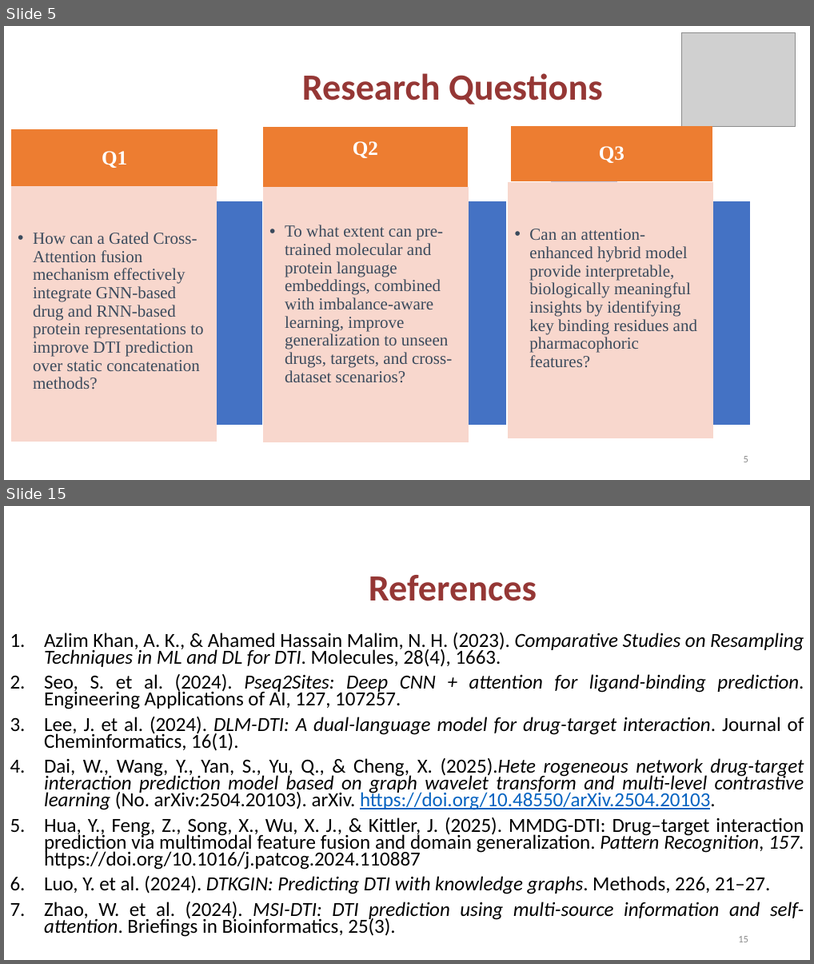
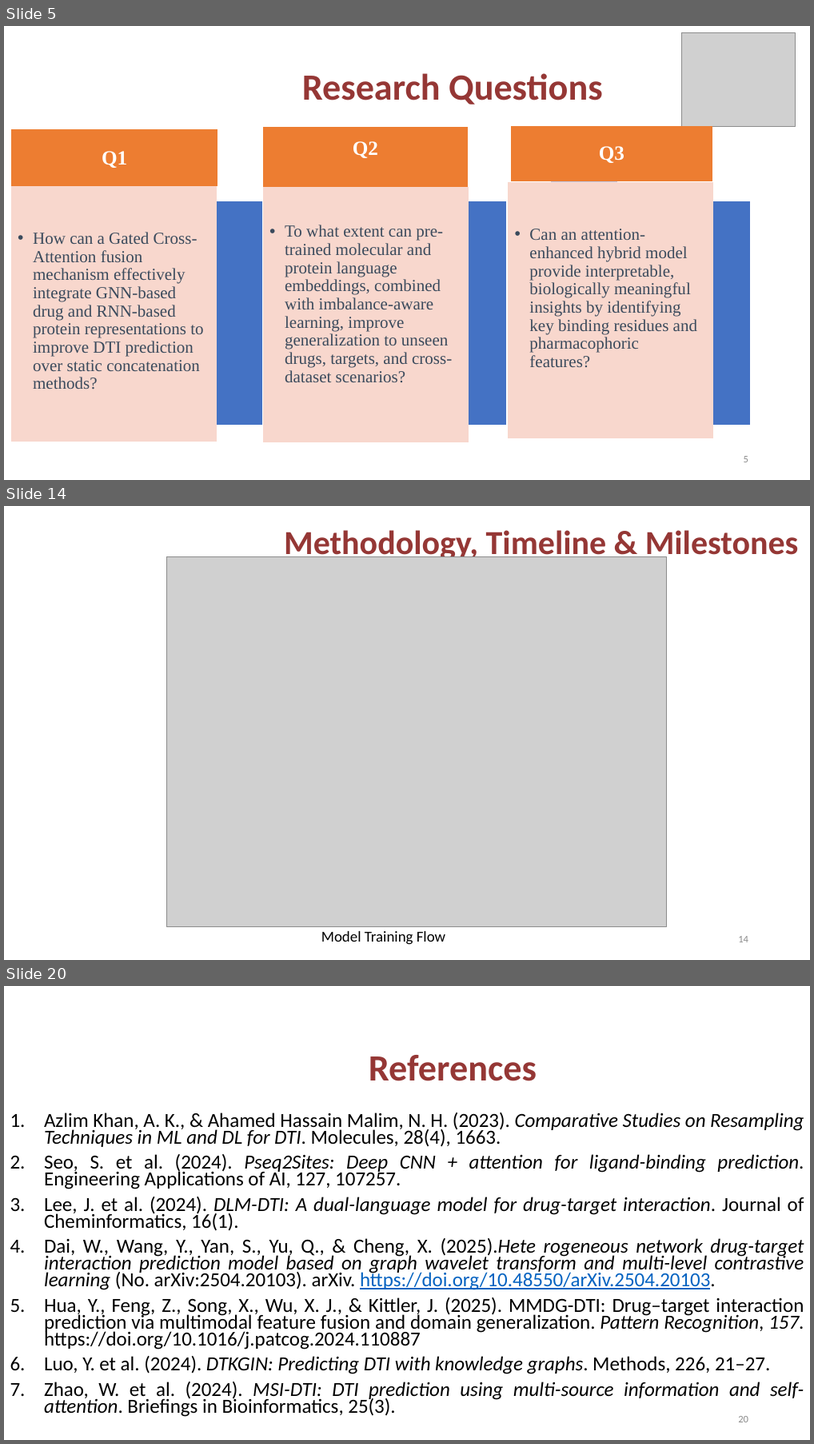
Before and after one commit to jamcy98/Modeling-DTI, a slide deck: Draft_Proposal_Slides.pptx. Shown one above the other, each under a label of ours: slides 5 and 15 before the commit, slides 5, 14 and 20 after it; the slides between them are not shown. The pictures are 814x964 and 814x1444 pixels, drawn with LibreOffice and Linux fonts; fonts in the diff are those of the drawing; grey boxes stand for pictures; background and template pictures are left out. Boxes give left, top, right and bottom in pixels: in the first picture for what was removed or moved away, otherwise in the second. Text is boxed around its words. In the diff, an @@ line names an element or a change of style, - is before the commit and + after.

```diff
--- a/Draft_Proposal_Slides.pptx
+++ b/Draft_Proposal_Slides.pptx
@@ slide 14 added at (4,506,810,960), background picture (left out) @@
@@ text added at (284,530,799,562), 40 pt, text #953735, bold @@
+Methodology, Timeline & Milestones
@@ picture added at (167,557,667,927) @@
@@ text added at (322,931,446,944), 18 pt, text #000000 @@
+Model Training Flow
@@ page number added at (738,936,749,942), 12 pt, text #8C8C8C @@
+14
@@ what was slide 15 is now slide 20 @@
@@ page number at (738,1416,749,1422): text changed @@
-15
+20
```
Also in this commit, not shown: 7 slides changed, 7 other slides added, 3 slides removed, 52 other files.
